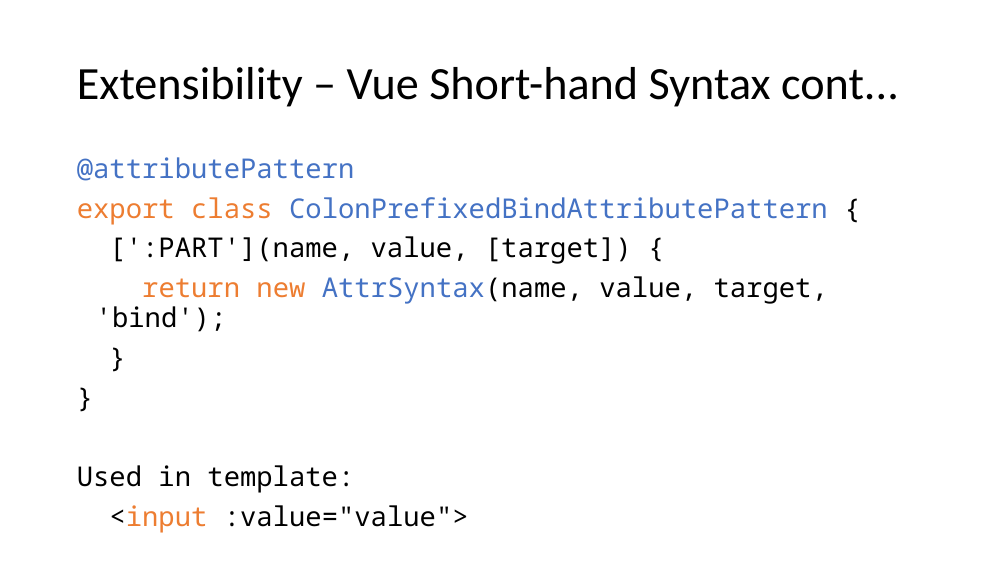
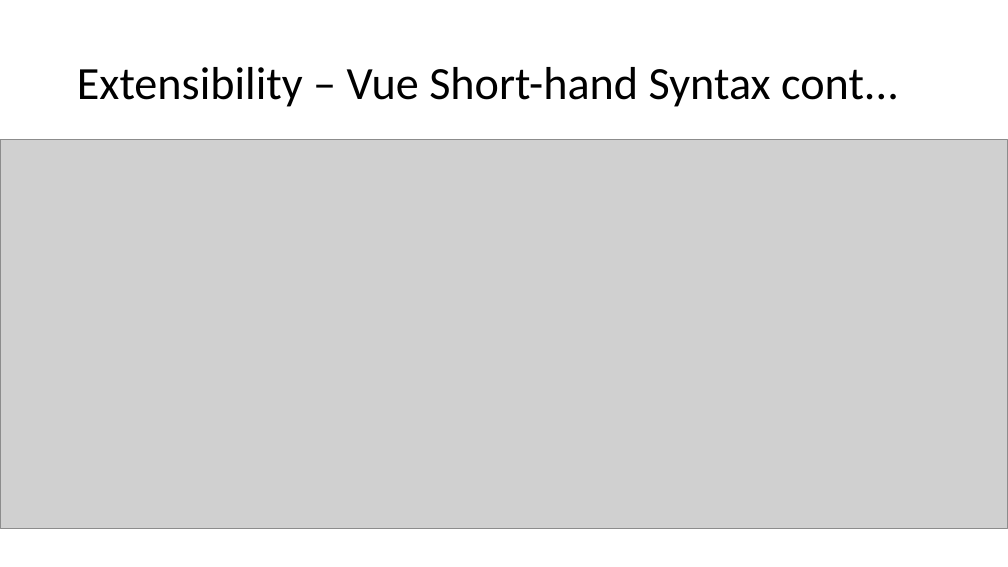
Before and after one commit to mobilemancer/aurelia2-demos, a slide deck: slide 15 of Presentations/Aurelia2 The new Hotness.pptx. Drawn at 1008x567 pixels with LibreOffice and Linux fonts; fonts in the diff are those of the drawing; grey boxes stand for pictures. Boxes give left, top, right and bottom in pixels: in the first picture for what was removed or moved away, otherwise in the second. Text is boxed around its words. In the diff, an @@ line names an element or a change of style, - is before the commit and + after.

```diff
--- a/Presentations/Aurelia2 The new Hotness.pptx
+++ b/Presentations/Aurelia2 The new Hotness.pptx
@@ picture added at [0,140,1008,529] @@
@@ text removed at [77,157,828,527] @@
-@attributePattern
-export class ColonPrefixedBindAttributePattern {
-[':PART'](name, value, [target]) {
-return new AttrSyntax(name, value, target, 'bind');
-}
-}
-Used in template:
-<input :value="value">
```
Also in this commit, not shown: 14 other slides changed, 1 slide added, 1 other file.
